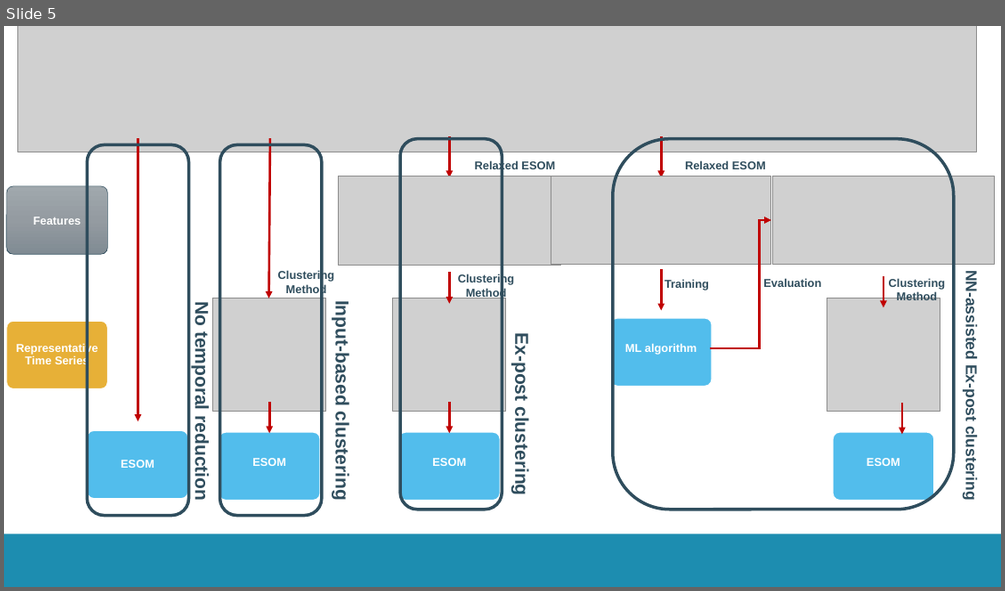
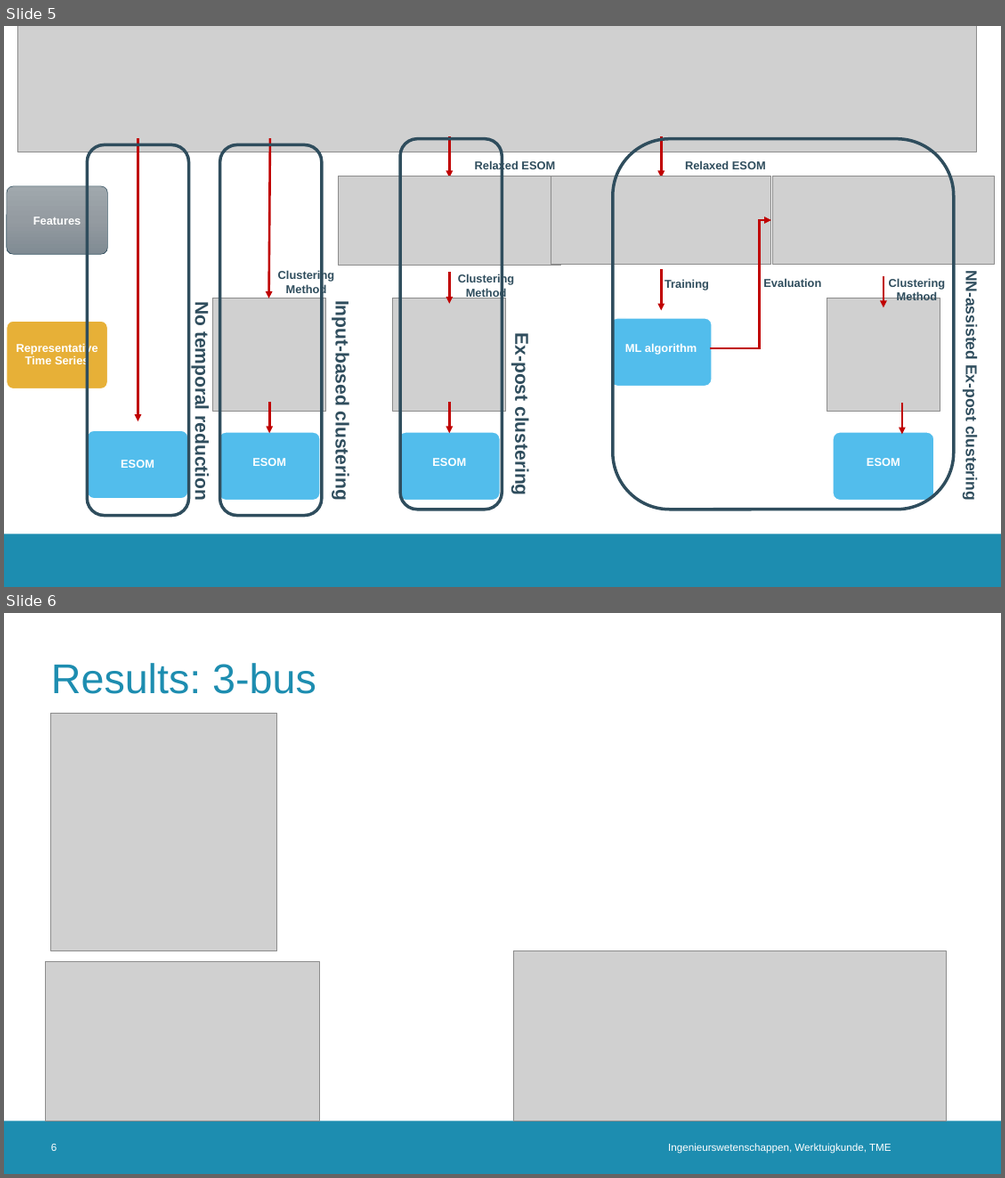
Before and after one commit to erikfilias/JointResearch, a slide deck: 02. Presentations/Process_visual.pptx. Shown one above the other, each under a label of ours: slide 5 before the commit, slides 5 and 6 after it. The pictures are 1005x591 and 1005x1178 pixels, drawn with LibreOffice and Linux fonts; fonts in the diff are those of the drawing; grey boxes stand for pictures; background and template pictures are left out. Boxes give left, top, right and bottom in pixels: in the first picture for what was removed or moved away, otherwise in the second. Text is boxed around its words. In the diff, an @@ line names an element or a change of style, - is before the commit and + after.

```diff
--- a/02. Presentations/Process_visual.pptx
+++ b/02. Presentations/Process_visual.pptx
@@ slide 6 added at (4,613,1001,1174), background #FFFFFF; not listed: 1 template element that a slide beside it also shows @@
@@ title added at (51,663,316,694), 40 pt, text #1D8DB0 @@
+Results: 3-bus
@@ picture added at (51,714,277,951) @@
@@ picture added at (513,951,947,1120) @@
@@ picture added at (45,962,319,1121) @@
@@ page number added at (51,1143,57,1151), 10 pt, text #FFFFFF @@
+6
@@ text added at (668,1143,891,1153), 10 pt, text #FFFFFF @@
+Ingenieurswetenschappen, Werktuigkunde, TME
```
Also in this commit, not shown: 1 slide changed, 1 other slide added.
